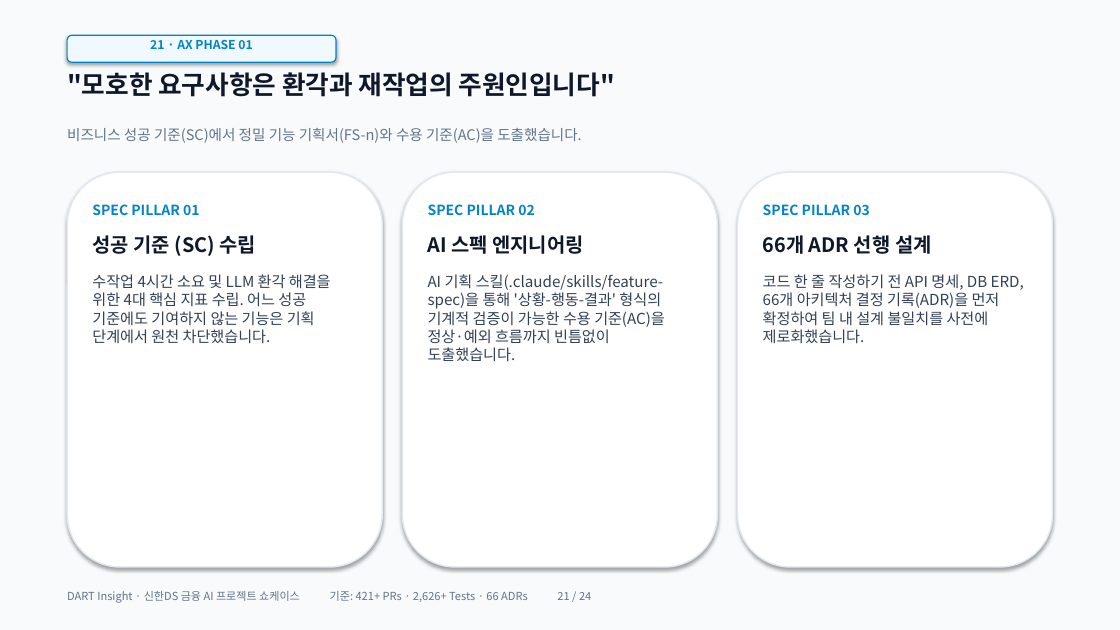
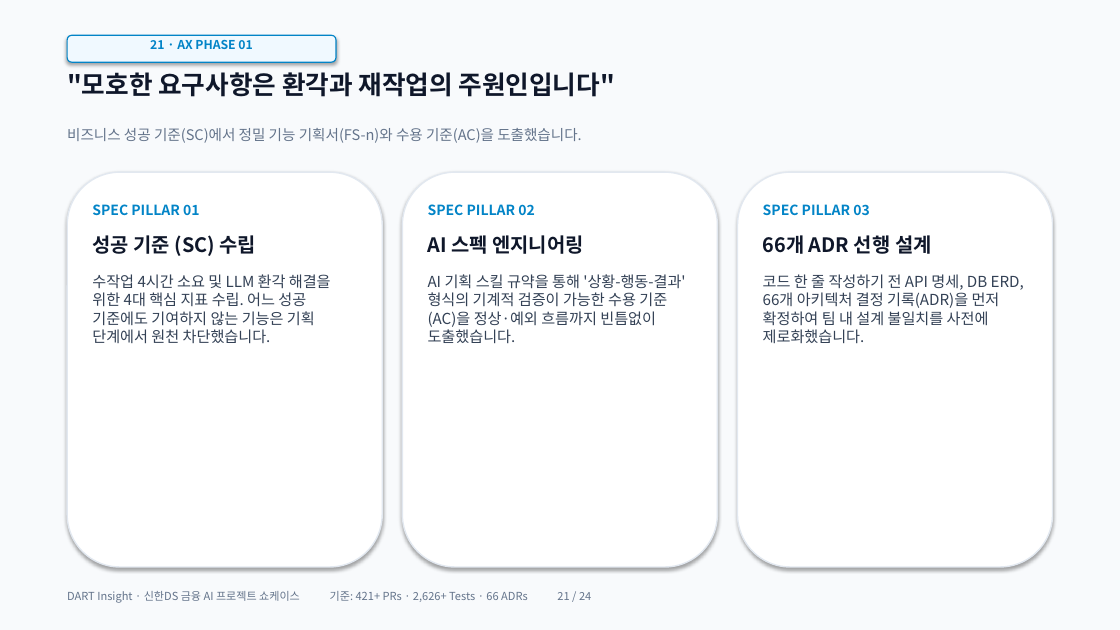
Before and after one commit to ShinhanDSProject/dart-insight, a slide deck: slide 21 of docs/DART_Insight_Presentation.pptx. Drawn at 1120x630 pixels with LibreOffice and Linux fonts; fonts in the diff are those of the drawing. Boxes give left, top, right and bottom in pixels: in the first picture for what was removed or moved away, otherwise in the second. Text is boxed around its words. In the diff, an @@ line names an element or a change of style, - is before the commit and + after.

Commit message:
refactor: three-weeks.html 및 발표 자료 내 Claude 표기를 범용 LLM 및 자율 AI 에이전트로 일반화

```diff
--- a/docs/DART_Insight_Presentation.pptx
+++ b/docs/DART_Insight_Presentation.pptx
@@ text at [428, 274, 685, 343]: text changed @@
-AI 기획 스킬(.claude/skills/feature-spec)을 통해 '상황-행동-결과' 형식의 기계적 검증이 가능한 수용 기준(AC)을 정상·예외 흐름까지 빈틈없이 도출했습니다.
+AI 기획 스킬 규약을 통해 '상황-행동-결과' 형식의 기계적 검증이 가능한 수용 기준(AC)을 정상·예외 흐름까지 빈틈없이 도출했습니다.
```
Also in this commit, not shown: 3 other slides changed, 4 other files.
